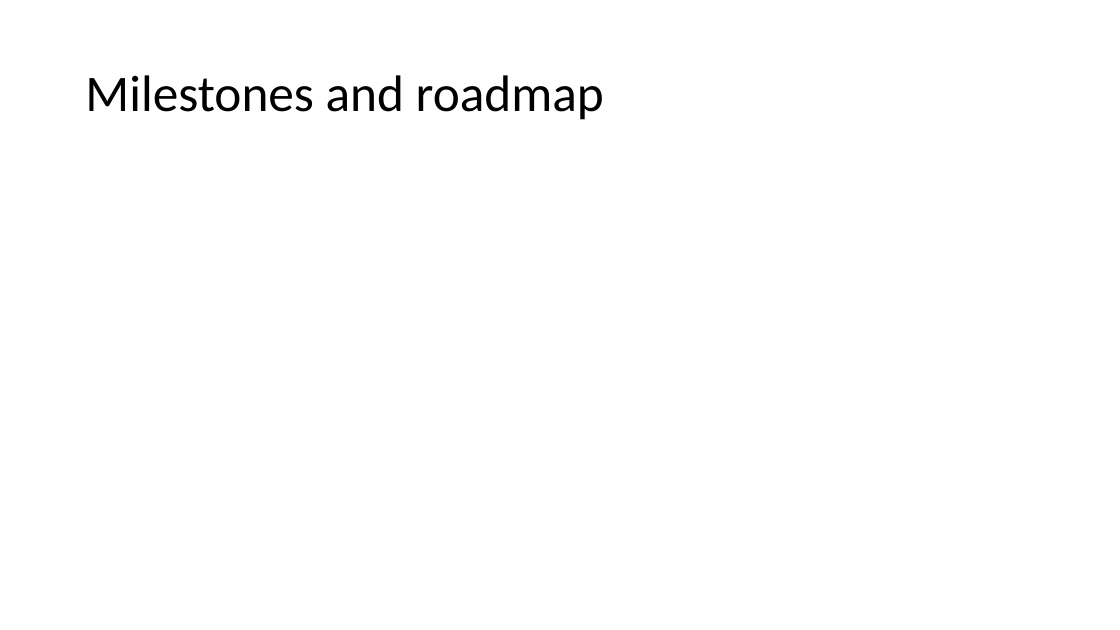
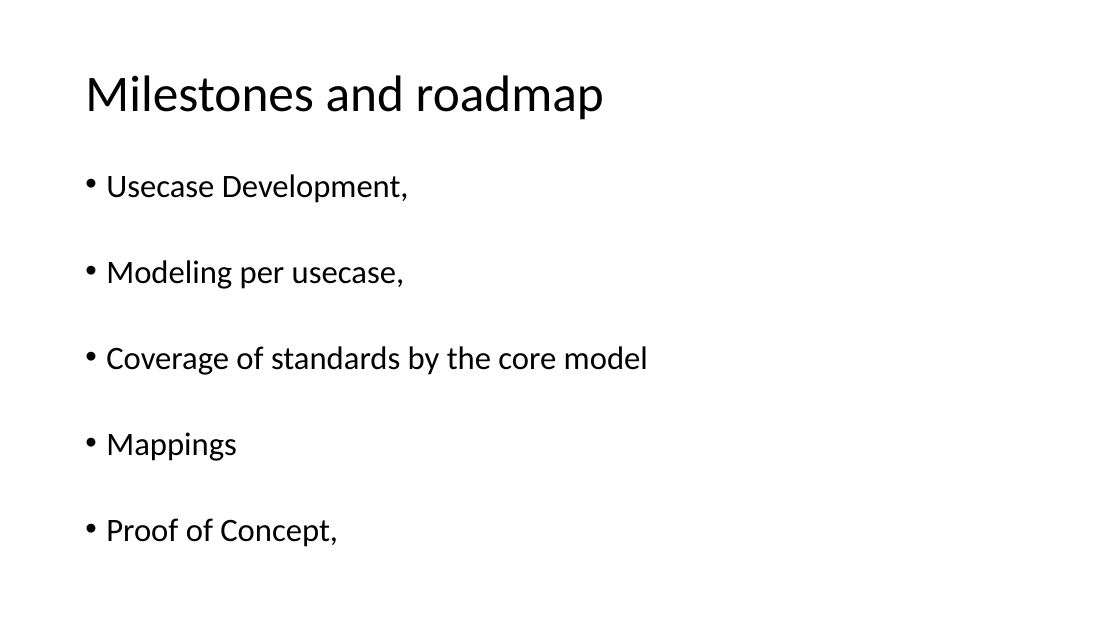
Before and after one commit to federatedplatforms/FEDeRATED-Semantic-Model, a slide deck: slide 18 of Presentation/Logistic_KnowledgeGraph.pptx (slide 6 before the commit). Drawn at 1120x630 pixels with LibreOffice and Linux fonts; fonts in the diff are those of the drawing. Boxes give left, top, right and bottom in pixels: in the first picture for what was removed or moved away, otherwise in the second. Text is boxed around its words. In the diff, an @@ line names an element or a change of style, - is before the commit and + after.

```diff
--- a/Presentation/Logistic_KnowledgeGraph.pptx
+++ b/Presentation/Logistic_KnowledgeGraph.pptx
@@ text added at box(106, 174, 648, 547), 28 pt, text #000000 @@
+• Usecase Development,
+• Modeling per usecase,
+• Coverage of standards by the core model
+• Mappings
+• Proof of Concept,
```
Also in this commit, not shown: 2 other slides changed, 26 slides added, 3 slides removed.
